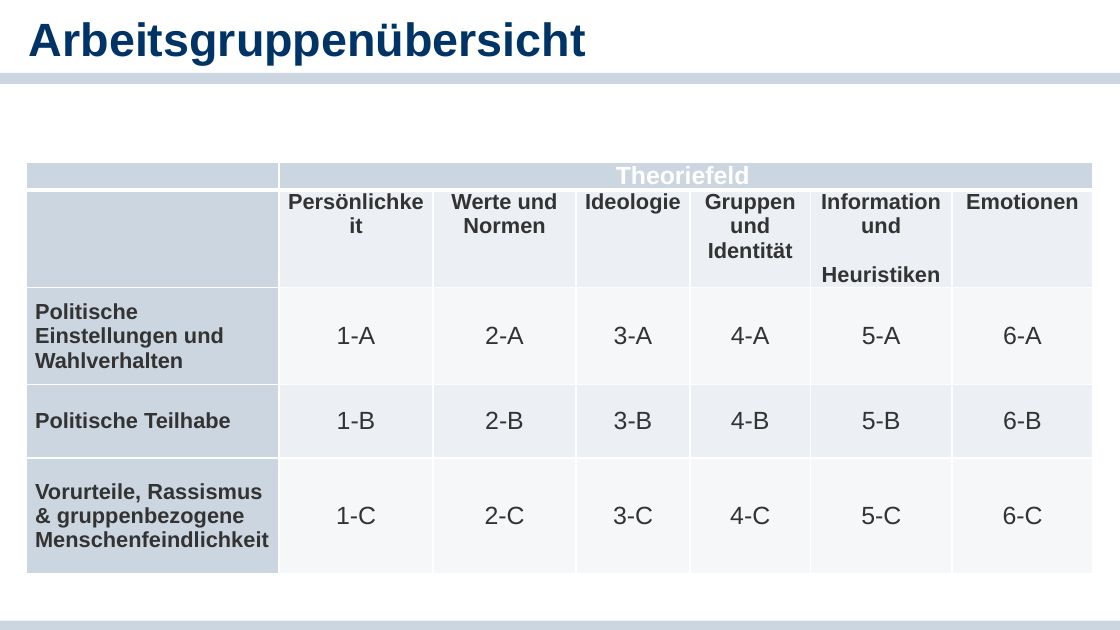
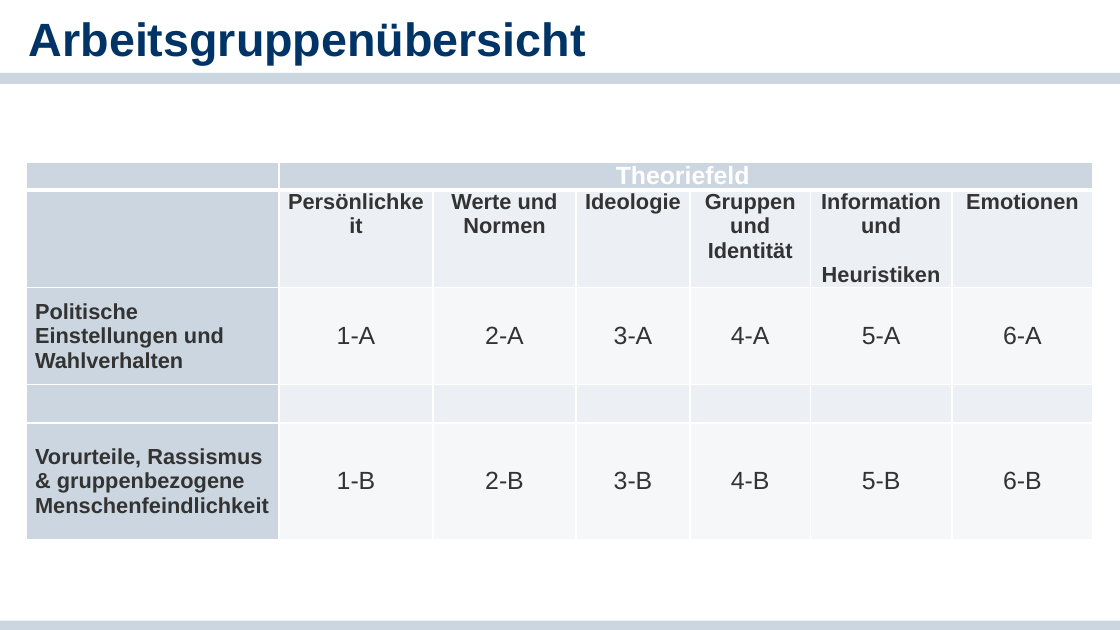
Before and after one commit to cgnguyen/class_political_psychology, a slide deck: slide 25 of 2_Slides_Literature/2_Basics of Political Psychology/2-Methoden und Theorien der politischen Psychologie.pptx (slide 24 before the commit). Drawn at 1120x630 pixels with LibreOffice and Linux fonts; fonts in the diff are those of the drawing; background and template pictures are left out. Boxes give left, top, right and bottom in pixels: in the first picture for what was removed or moved away, otherwise in the second. Text is boxed around its words. In the diff, an @@ line names an element or a change of style, - is before the commit and + after.

```diff
--- a/2_Slides_Literature/2_Basics of Political Psychology/2-Methoden und Theorien der politischen Psychologie.pptx
+++ b/2_Slides_Literature/2_Basics of Political Psychology/2-Methoden und Theorien der politischen Psychologie.pptx
@@ table at box(27, 162, 1093, 522) @@
-row 4: Politische Teilhabe | 1-B | 2-B | 3-B | 4-B | 5-B | 6-B
+row 4:  |  |  |  |  |  | 
-row 5: Vorurteile, Rassismus & gruppenbezogene Menschenfeindlichkeit | 1-C | 2-C | 3-C | 4-C | 5-C | 6-C
+row 5: Vorurteile, Rassismus & gruppenbezogene Menschenfeindlichkeit | 1-B | 2-B | 3-B | 4-B | 5-B | 6-B
```
Also in this commit, not shown: 3 other slides changed, 4 slides added, 2 other files.
